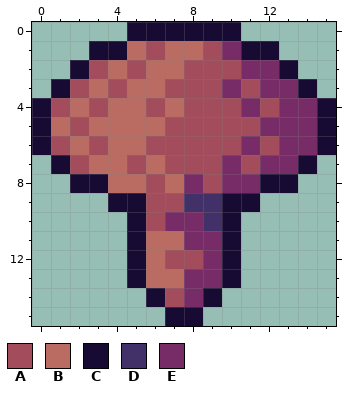
One commit to this pixel-art sprite: Images/Items/mushroomRed.png. Above: the version before the commit.
The file is 16x16 pixels.
Palette (. is transparent): A #a34c5c  B #ba6c62  C #170a33  D #413168  E #772c67
After the commit:
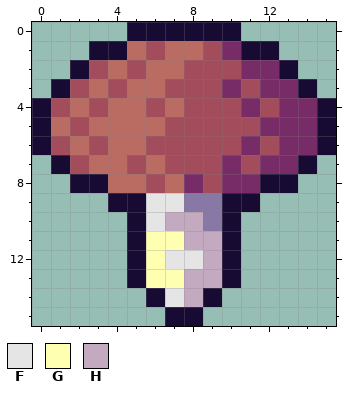
Colours new in this view: F #e5e5e5  G #ffffb2  H #c4aac0
Author's note on the commit: Give all mushrooms white stalks
Diff:
colour D: #413168 -> #8778a5
Changed rows in their new state; - is a pixel that keeps its letter.
first column x 6:
 9 FF--
10 FHH-
11 GGHH
12 GFFH
13 GGHH
14 -FH-
Changed places in both pictures, as pixel boxes (x1, y1, x2, y2):
changed: (146, 193, 222, 307)
